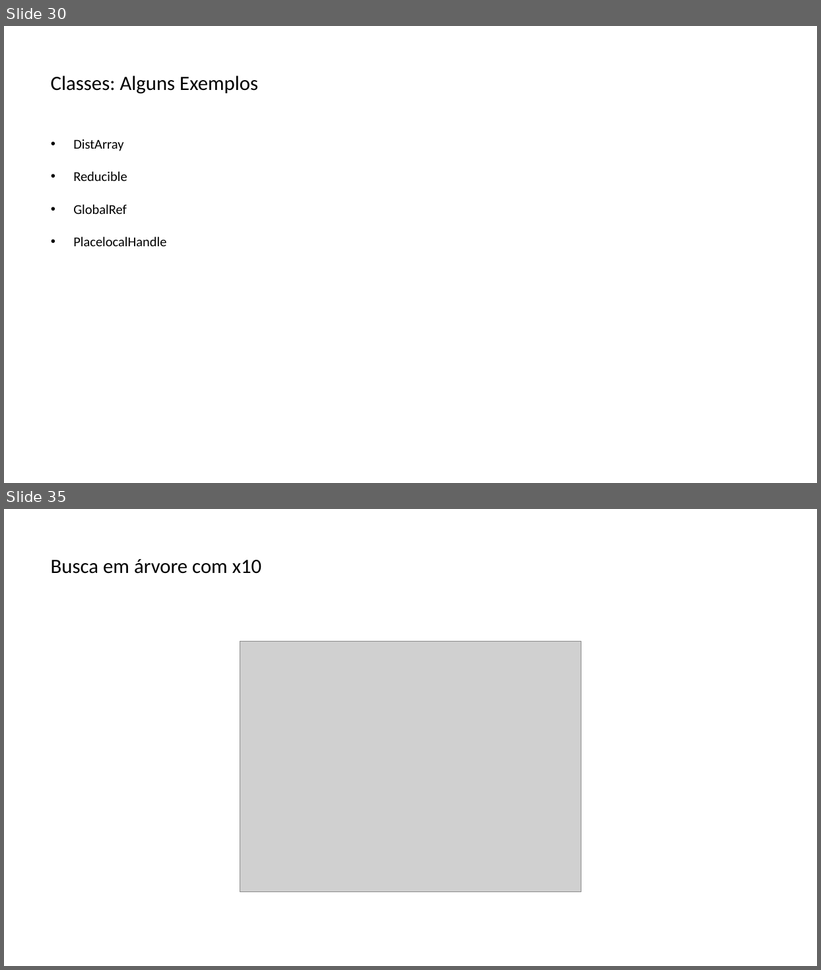
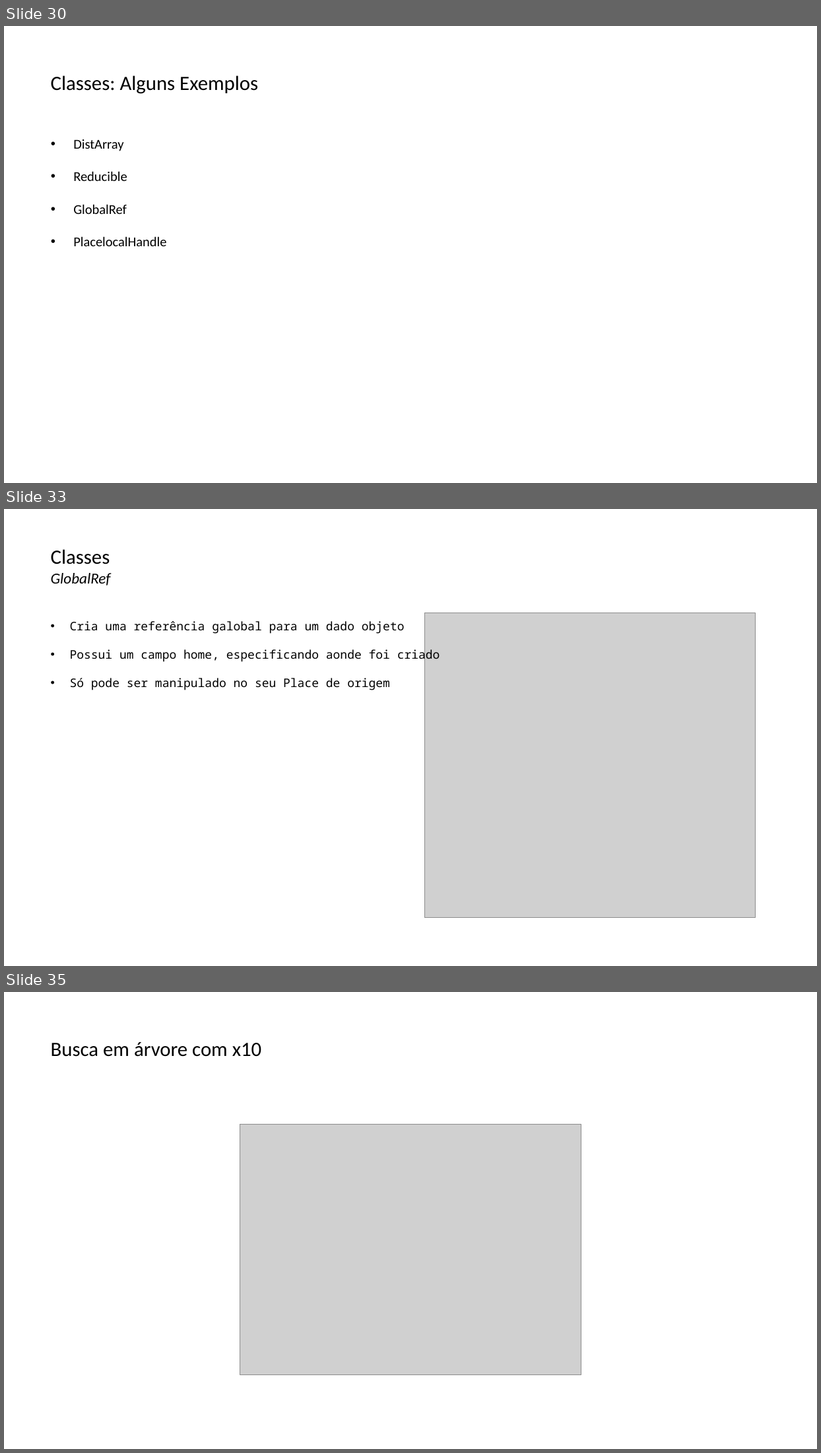
Before and after one commit to lquatrin/inf2591, a slide deck: x10.pptx. Shown one above the other, each under a label of ours: slides 30 and 35 before the commit, slides 30, 33 and 35 after it; the slides between them are not shown. The pictures are 821x970 and 821x1453 pixels, drawn with LibreOffice and Linux fonts; fonts in the diff are those of the drawing; grey boxes stand for pictures. Boxes give left, top, right and bottom in pixels: in the first picture for what was removed or moved away, otherwise in the second. Text is boxed around its words. In the diff, an @@ line names an element or a change of style, - is before the commit and + after.

```diff
--- a/x10.pptx
+++ b/x10.pptx
@@ slide 33 added at (4,509,817,966), background #FFFFFF @@
@@ text added at (51,549,111,586), 18 pt, text #000000, italic @@
+Classes
+GlobalRef
@@ text added at (70,621,440,691), 14 pt, text #000000 @@
+• Cria uma referência galobal para um dado objeto
+• Possui um campo home, especificando aonde foi criado
+• Só pode ser manipulado no seu Place de origem
@@ picture added at (425,613,756,918) @@
```
Also in this commit, not shown: 13 slides changed, 7 other slides added, 3 slides removed, 1 other file.
